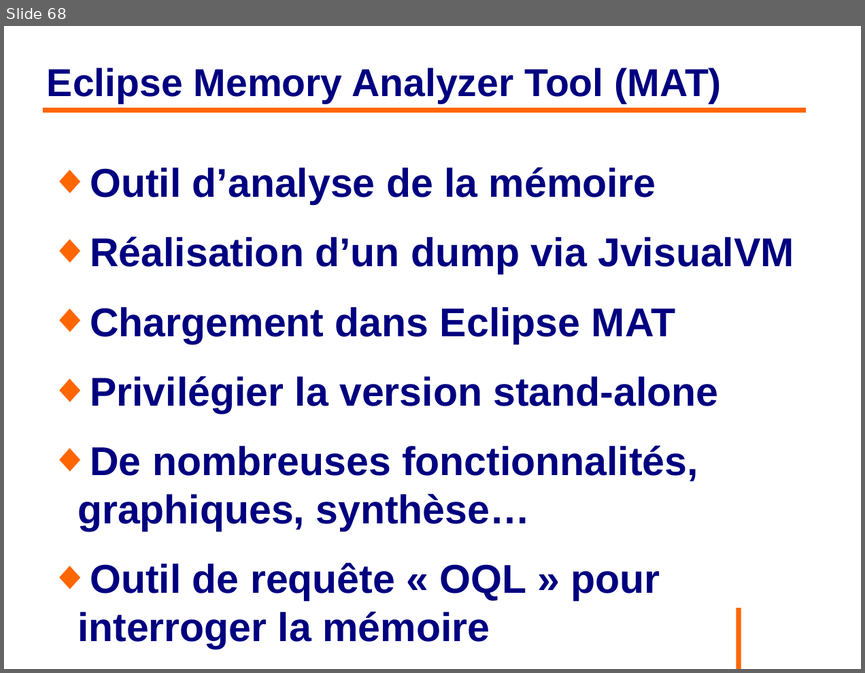
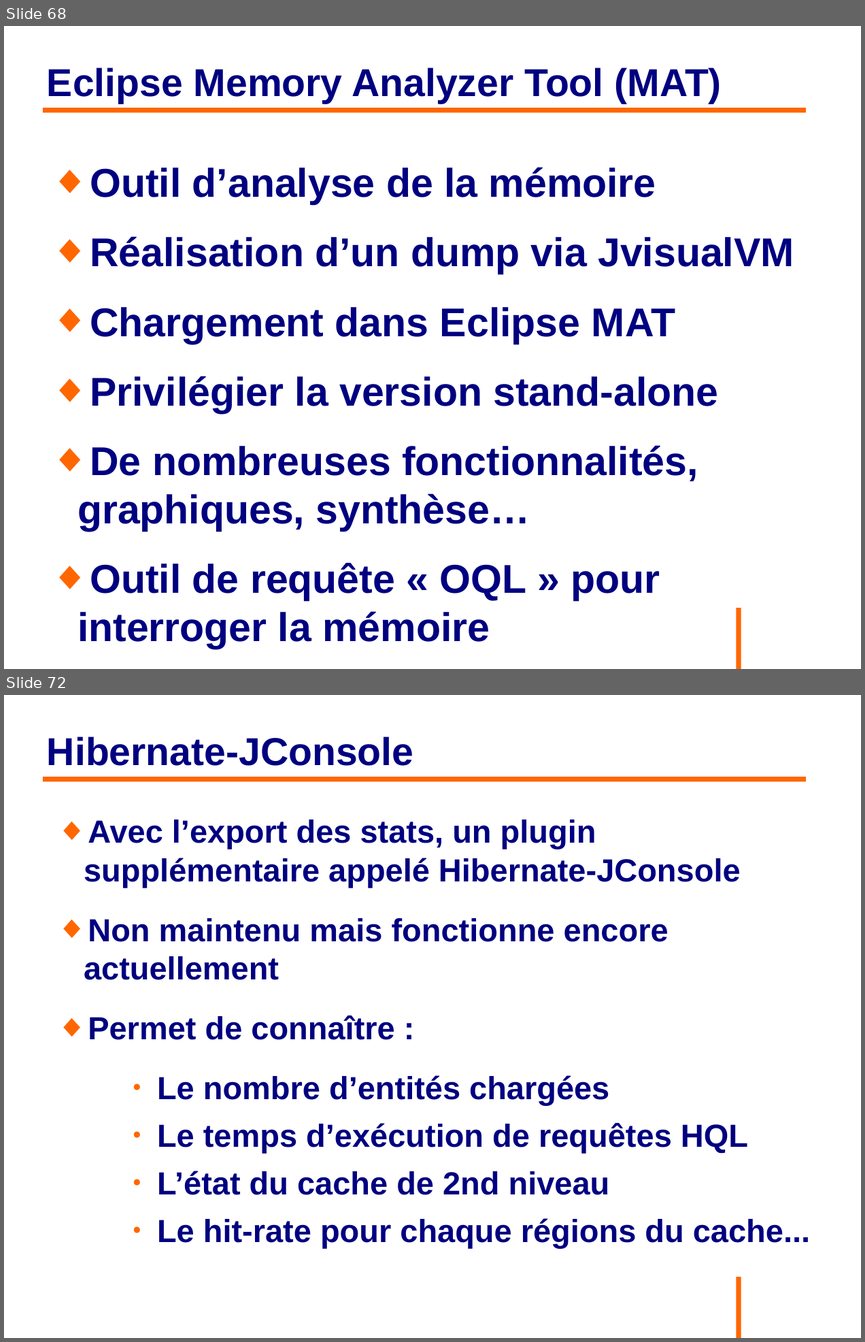
Before and after one commit to philphils/formation-hibernate-avancee, a slide deck: Documentation/diapo_formation_hibernate_avancee.odp. Shown one above the other, each under a label of ours: slide 68 before the commit, slides 68 and 72 after it; the slides between them are not shown. The pictures are 865x673 and 865x1342 pixels, drawn with LibreOffice and Linux fonts; fonts in the diff are those of the drawing; background and template pictures are left out. Boxes give left, top, right and bottom in pixels: in the first picture for what was removed or moved away, otherwise in the second. Text is boxed around its words. In the diff, an @@ line names an element or a change of style, - is before the commit and + after.

Commit message:
Ajout diapo Hibernate-JConsole

```diff
--- a/Documentation/diapo_formation_hibernate_avancee.odp
+++ b/Documentation/diapo_formation_hibernate_avancee.odp
@@ slide 72 added at (4, 695, 861, 1338), background #FFFFFF; not listed: 1 template element that a slide beside it also shows @@
@@ title added at (47, 736, 413, 766), 36 pt, text #000080, bold @@
+Hibernate-JConsole
@@ line added from (43, 779) to (806, 779), #FF6600 4.54 pt @@
@@ text added at (84, 819, 810, 1248), 29.6 pt, text #000080, bold @@
+◆ Avec l’export des stats, un plugin supplémentaire appelé Hibernate-JConsole
+◆ Non maintenu mais fonctionne encore actuellement
+◆ Permet de connaître :
+    ● Le nombre d’entités chargées
+    ● Le temps d’exécution de requêtes HQL
+    ● L’état du cache de 2nd niveau
+    ● Le hit-rate pour chaque régions du cache...
```
Also in this commit, not shown: 8 other slides added.
